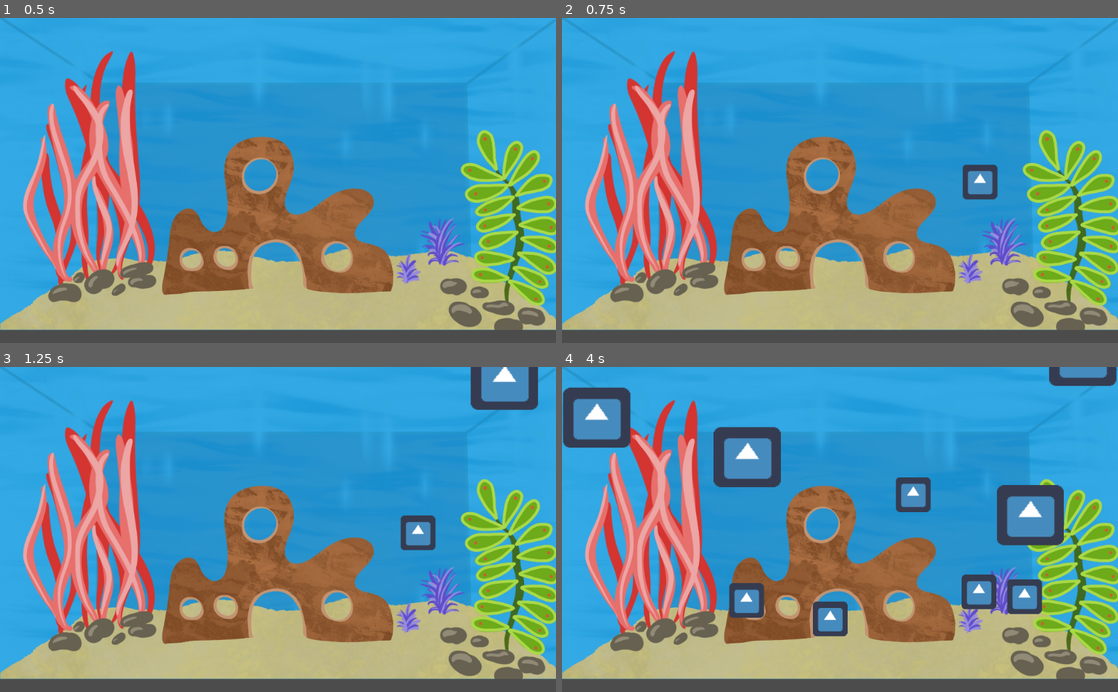
Above: before the commit, frames 1-4 (two rows, left to right).
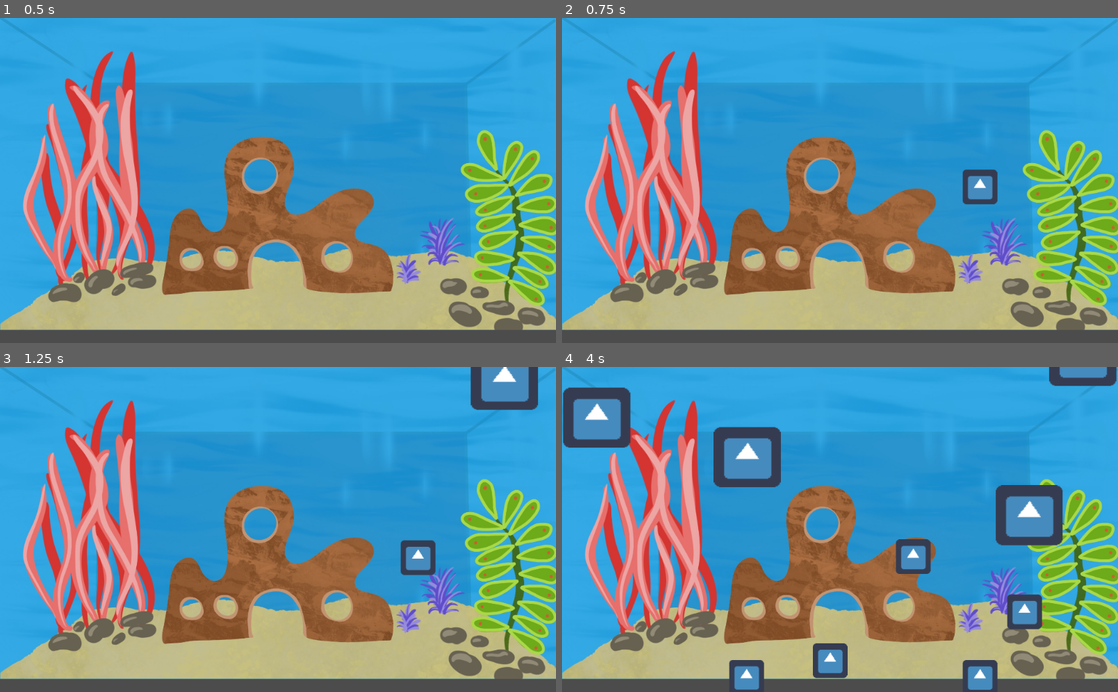
Above: after the commit, the same moments.

Repository: Quinnsicle/Aquarium
Game: Godot game, scene res://Scenes/Aquarium.tscn
Two runs of this game, one before a commit and one after it. Both use one fixed random seed, a clock stepped at 60 frames per second and the inputs below. The engine's default icon, where the game draws it, is replaced by a stand-in: a white triangle on a blue panel in a dark square.
Inputs (mouse positions are in pixels of both pictures, inside the frame that each line leads up to):
- Up to frame 1 (0.5 s): no input
- Up to frame 2 (0.75 s): tap Enter at 0.5 s; move the mouse to (962, 164) at 0.52 s; click (962, 164) at 0.6 s
- Up to frame 3 (1.25 s): no input
- Up to frame 4 (4 s): move the mouse to (728, 545) at 1.27 s; click (728, 545) at 1.35 s; move the mouse to (895, 458) at 2.02 s; click (895, 458) at 2.1 s; move the mouse to (812, 594) at 2.77 s; click (812, 594) at 2.85 s; move the mouse to (1006, 578) at 3.52 s; click (1006, 578) at 3.6 s

Frame 1 is identical in both runs. In frame 2, 0.4% of the frame differs, in the area x 72-79%, y 45-58%; in frame 3, 1.1%; in frame 4, 6.0%, in the area x 30-91%, y 33-100%.

Commit message:
added spawn sounds

Diff:
--- a/Scripts/Food.gd
+++ b/Scripts/Food.gd
@@ -16,7 +16,9 @@
 var velocity = Vector2()
 
 func _physics_process(delta):
+	velocity.y = 80;
 	velocity.y += (delta * GRAVITY) / UNDERWATER
+
 
 	var motion = velocity * delta
 	move_and_collide(motion)
Not shown, changed: .mono/metadata/ide_messaging_meta.txt
Not shown, added: Assets/sound/Spawn-01.mp3
Not shown, added: Assets/sound/Spawn-02.mp3
